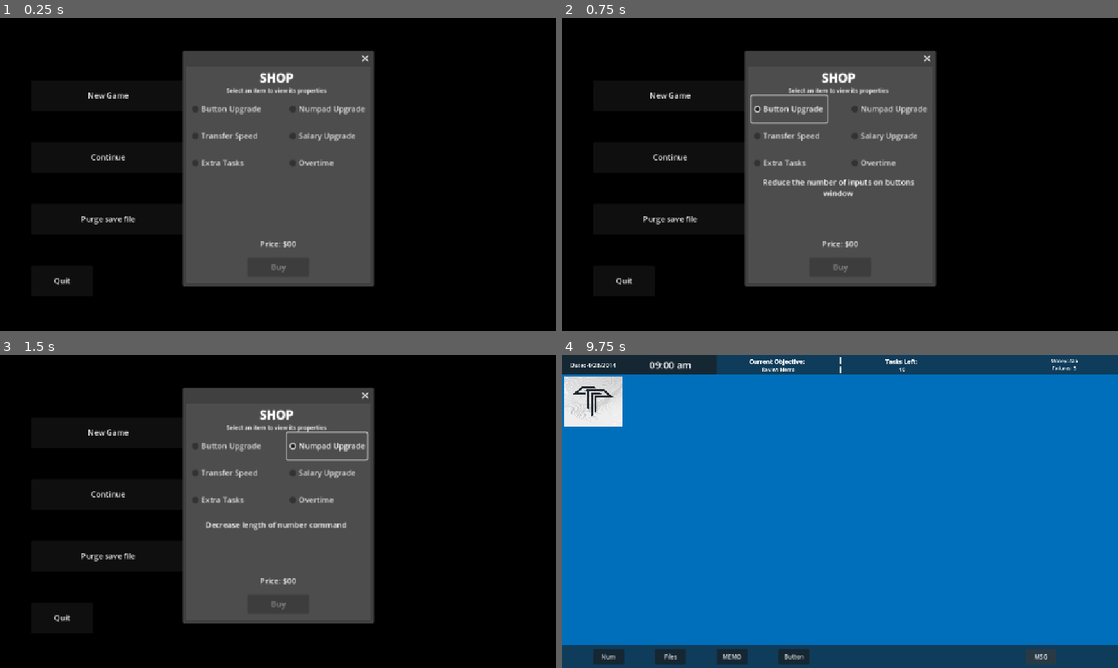
Above: before the commit, frames 1-4 (two rows, left to right).
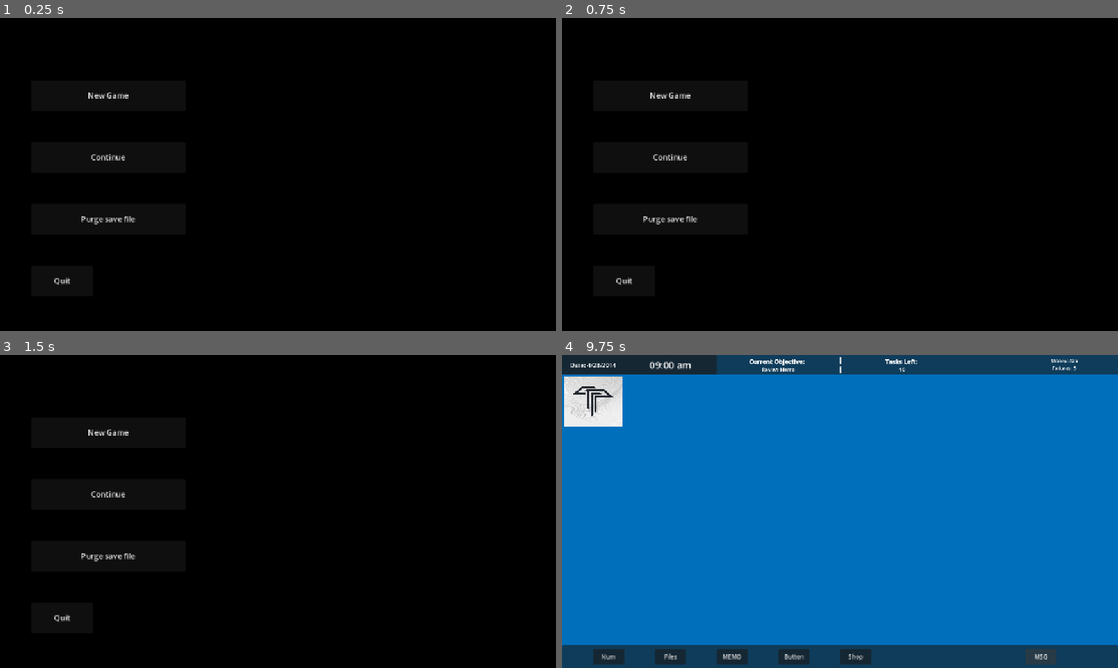
Above: after the commit, the same moments.

Repository: andrewpressman/Operation-OS
Game: Godot game, scene res://Menu/MainMenu.tscn
The game is run twice, just before and just after one commit, with the same random seed, the same clock (stepped at 60 frames per second) and the same inputs.
Inputs (mouse positions are in pixels of both pictures, inside the frame that each line leads up to):
- Up to frame 1 (0.25 s): no input
- Up to frame 2 (0.75 s): click (789, 108) at 0.5 s, where only the run before the commit has a clickable "Button Upgrade"
- Up to frame 3 (1.5 s): click (328, 445) at 1.25 s, where only the run before the commit has a clickable "Numpad Upgrade"
- Up to frame 4 (9.75 s): click (789, 473) at 2 s, where only the run before the commit has a clickable "Transfer Speed"; click (890, 473) at 2.75 s, where only the run before the commit has a clickable "Salary Upgrade"; click (789, 498) at 3.5 s, where only the run before the commit has a clickable "Extra Tasks"; click (890, 498) at 4.25 s, where only the run before the commit has a clickable "Overtime"; click "New Game" at 5 s; click "Accept" at 5.75 s; click "Files" at 6.5 s; click "Finances" at 7.25 s; click "Rent: $100" at 8 s; click "Pay bills" at 8.75 s; click "Go to work" at 9.5 s

The runs differ from the first frame. In frame 1, 26% of the frame differs, in the area x 32-68%, y 10-86%; in frame 2, 26%; in frame 3, 26%; in frame 4, 0.3%.

Commit message:
Shop implementation
Implemented all shop prices, levels, and gameplay changes
added shop values to savegame file

Diff:
--- a/Menu/MainMenu.tscn
+++ b/Menu/MainMenu.tscn
@@ -1,11 +1,6 @@
-[gd_scene load_steps=4 format=3 uid="uid://dc0lunqd24036"]
+[gd_scene load_steps=2 format=3 uid="uid://dc0lunqd24036"]
 
 [ext_resource type="Script" uid="uid://cabn5f0f6ffng" path="res://Menu/mainMenu.gd" id="1_2s6tg"]
-[ext_resource type="PackedScene" uid="uid://dhgnmu7lj6eh4" path="res://Work/Shop.tscn" id="2_swd6r"]
-
-[sub_resource type="ButtonGroup" id="ButtonGroup_swd6r"]
-resource_name = "ShopButtons"
-allow_unpress = true
 
 [node name="Menu" type="Node2D"]
 script = ExtResource("1_2s6tg")
@@ -46,9 +41,6 @@
 offset_bottom = 576.0
 text = "Quit"
 
-[node name="Shop" parent="." instance=ExtResource("2_swd6r")]
-ShopButtons = SubResource("ButtonGroup_swd6r")
-
 [connection signal="pressed" from="Button" to="." method="NewGame"]
 [connection signal="pressed" from="Continue" to="." method="Continue"]
 [connection signal="pressed" from="Clear" to="." method="PurgeSave"]
--- a/Menu/SaveLoad.gd
+++ b/Menu/SaveLoad.gd
@@ -27,6 +27,12 @@
 		"SecurityPrice" : GlobalVar.SecurityPrice,
 		"SecurityRate" : GlobalVar.SecurityIncrease,
 		"PaidBills" : PaidBills,
+		"ButtonLevel" : ShopVar.ButtonLevel,
+		"NumpadLevel" : ShopVar.NumpadLevel,
+		"TransferLevel" : ShopVar.TransferLevel,
+		"SalaryLevel" : ShopVar.SalaryLevel,
+		"ExtraTasks" : ShopVar.ExtraTasks,
+		"OvertimeBought" : ShopVar.OverTimeBought
 	}
 	var json_str = JSON.stringify(save_data)
 	save_game.store_line(json_str)
@@ -75,6 +81,18 @@
 		GlobalVar.SecurityIncrease = save_data["SecurityRate"]
 	if "PaidBills" in save_data:
 		PaidBills = save_data["PaidBills"]
+	if "ButtonLevel" in save_data:
+		ShopVar.ButtonLevel = save_data["ButtonLevel"]
+	if "NumpadLevel" in save_data:
+		ShopVar.NumpadLevel = save_data["NumpadLevel"]
+	if "TransferLevel" in save_data:
+		ShopVar.TransferLevel = save_data["TransferLevel"]
+	if "SalaryLevel" in save_data:
+		ShopVar.SalaryLevel = save_data["SalaryLevel"]
+	if "ExtraTasks"	 in save_data:
+		ShopVar.ExtraTasks = save_data["ExtraTasks"]
+	if "OvertimeBought" in save_data:
+		ShopVar.OverTimeBought = save_data["OvertimeBought"]
 
 func SaveOptions():
 	var Settigns = FileAccess.open("user://Options.save", FileAccess.WRITE)
--- a/Menu/mainMenu.gd
+++ b/Menu/mainMenu.gd
@@ -6,10 +6,10 @@
 	SaveLoad.CurrentScreen = "MENU"
 	SaveLoad.LoadGame()
 	SaveLoad.LoadOptions()
-
 func NewGame():
 	#TODO: consider asking if player wants to delete unlocked secerts? / Confirm reset to level 0
 	GlobalVar.Reset()
+	ShopVar.Reset()
 	get_tree().change_scene_to_file("res://Menu/NewGameStart.tscn")
 
 func Continue():
--- a/Tasks/Buttons.gd
+++ b/Tasks/Buttons.gd
@@ -14,6 +14,9 @@
 # Called when the node enters the scene tree for the first time.
 func _ready():
 	NumTasks = GlobalVar.CurrentLevel + 1
+
+	#reduce tasks by shop value
+	NumTasks -= ShopVar.ButtonLevel - 1
 	$Remaining/Text.text = "REMAINING: " + str(NumTasks)
 	GetNewTask()
 
--- a/Tasks/FileManager.gd
+++ b/Tasks/FileManager.gd
@@ -31,6 +31,8 @@
 		Next = false
 	Complete = false
 
+	#Redcude timer by shop value
+	$Timer.wait_time = 1.5 - (.25  * (ShopVar.TransferLevel - 1))
 	SetDropdown()
 
 func Kill():
--- a/Tasks/FileManager.tscn
+++ b/Tasks/FileManager.tscn
@@ -8,6 +8,7 @@
 script = ExtResource("1_oo73u")
 
 [node name="Timer" type="Timer" parent="."]
+wait_time = 1.5
 
 [node name="Transfer" type="Button" parent="."]
 offset_left = 231.0
--- a/Work/Shop.gd
+++ b/Work/Shop.gd
@@ -12,7 +12,12 @@
 	Price = 0
 	CanBuy = false
 	$Buy.disabled = true
+	CheckOpen()
+	SetLevels()
 	var LastSelected = ShopButtons.get_pressed_button()
+
+func kill():
+	queue_free()
 
 func _process(delta) -> void:
 	SelectedButton = ShopButtons.get_pressed_button()
@@ -22,50 +27,106 @@
 			ButtonSelected()
 		else:
 			$Descrption.text = ""
-			print("null")
+			CheckAfford(0)
+
+func CheckOpen():
+	if ShopVar.ButtonBought:
+		$ShopGrid/ButtonUpgrade.disabled = true
+	else:
+		$ShopGrid/ButtonUpgrade.disabled = false
+	if ShopVar.NumpadBought:
+		$ShopGrid/NumpadUpgrade.disabled = true
+	else:
+		$ShopGrid/NumpadUpgrade.disabled = false
+	if ShopVar.TransferBought || ShopVar.TransferLevel >= 4:
+		$ShopGrid/TransferUpgrade.disabled = true
+	else:
+		$ShopGrid/TransferUpgrade.disabled = false
+	if ShopVar.SalaryBought:
+		$ShopGrid/SalaryUpgrade.disabled = true
+	else:
+		$ShopGrid/SalaryUpgrade.disabled = false
+	if ShopVar.TasksBought:
+		$ShopGrid/ExtraTasks.disabled = true
+	else:
+		$ShopGrid/ExtraTasks.disabled = false
+	if !ShopVar.OverTimeBought:
+		$ShopGrid/ExtendShift.disabled = false
+	else:
+		$ShopGrid/ExtendShift.disabled = true
+
+func SetLevels():
+	$ShopGrid/ButtonUpgrade.text = "Button Upgrade (" + str(ShopVar.ButtonLevel) + ")"
+	$ShopGrid/NumpadUpgrade.text = "Smaller Number (" + str(ShopVar.NumpadLevel) + ")"
+	$ShopGrid/TransferUpgrade.text = "Transfer Speed (" + str(ShopVar.TransferLevel) + ")"
+	$ShopGrid/SalaryUpgrade.text = "Salary Upgrade (" + str(ShopVar.SalaryLevel) + ")"
+	$ShopGrid/ExtraTasks.text = "Extra Tasks (" + str(ShopVar.ExtraTasks) + ")"
+	if ShopVar.TransferLevel >= 4:
+		$ShopGrid/TransferUpgrade.text = "Transfer Speed (MAX)"
+
+
 
 func ButtonSelected():
 	match SelectedButton.name:
 		"ButtonUpgrade":
 			$Descrption.text = "Reduce the number of inputs on buttons window"
 			ShopItem = 1
-			CheckAfford(GlobalVar.ButtonPrice)
-			print("1")
+			CheckAfford(ShopVar.ButtonPrice * ShopVar.ButtonLevel)
 		"NumpadUpgrade":
 			$Descrption.text = "Decrease length of number command"
 			ShopItem = 2
-			CheckAfford(GlobalVar.NupadPrice)
-			print("2")
+			CheckAfford(ShopVar.NupadPrice * ShopVar.NumpadLevel)
 		"TransferUpgrade":
 			$Descrption.text = "Speed up file transfer"
 			ShopItem = 3
-			CheckAfford(GlobalVar.TrasferPrice)
-			print("3")
+			CheckAfford(ShopVar.TrasferPrice * ShopVar.TransferLevel)
 		"SalaryUpgrade":
 			$Descrption.text = "More money per task"
 			ShopItem = 4
-			CheckAfford(GlobalVar.SalaryPrice)
-			print("4")
+			CheckAfford(ShopVar.SalaryPrice * ShopVar.SalaryLevel)
 		"ExtraTasks":
-			$Descrption.text = "increase number of tasks per shift"
+			$Descrption.text = "increase number of tasks per shift\nWill take effect next shift"
 			ShopItem = 5
-			CheckAfford(GlobalVar.ExtraTaskPrice)
-			print("5")
+			CheckAfford(ShopVar.ExtraTaskPrice * ShopVar.ExtraTasks)
 		"ExtendShift":
-			$Descrption.text = "Extend length of work shift"
+			$Descrption.text = "Extend length of work shift\nWill take effect next shift"
 			ShopItem = 6
-			CheckAfford(GlobalVar.OvertimePrice)
-			print("6")
+			CheckAfford(ShopVar.OvertimePrice)
 
 func CheckAfford(Price : int):
-	if Price <= GlobalVar.Money:
+	$Price.text = "Price: $" + str(Price)
+	FinalPrice = Price
+	if Price <= GlobalVar.Money || Price == 0:
 		$Buy.disabled = false
 	else:
 		$Buy.disabled = true
 
+var FinalPrice
 func Pay():
-	var SelectedButton = ShopButtons.get_pressed_button()
-	if SelectedButton:
-		print(SelectedButton.name)
-	else:
-		print("null")
+	GlobalVar.Money -= FinalPrice
+	get_parent().UpdateScore()
+	match ShopItem:
+		1:
+			ShopVar.ButtonLevel += 1
+			$ShopGrid/ButtonUpgrade.disabled = true
+			$ShopGrid/ButtonUpgrade.button_pressed = false
+		2:
+			ShopVar.NumpadLevel += 1
+			$ShopGrid/NumpadUpgrade.disabled = true
+			$ShopGrid/NumpadUpgrade.button_pressed = false
+		3:
+			ShopVar.TransferLevel += 1
+			$ShopGrid/TransferUpgrade.disabled = true
+			$ShopGrid/TransferUpgrade.button_pressed = false
+		4:
+			ShopVar.SalaryLevel += 1
+			$ShopGrid/SalaryUpgrade.disabled = true
+			$ShopGrid/SalaryUpgrade.button_pressed = false
+		5:
+			ShopVar.ExtraTasks += 1
+			$ShopGrid/ExtraTasks.disabled = true
+			$ShopGrid/ExtraTasks.button_pressed = false
+		6:
+			ShopVar.OverTimeBought = true
+			$ShopGrid/ExtendShift.disabled = true
+			$ShopGrid/ExtendShift.button_pressed = false
--- a/Work/Shop.tscn
+++ b/Work/Shop.tscn
@@ -11,7 +11,7 @@
 
 [node name="Header" type="RichTextLabel" parent="."]
 offset_left = 14.0
-offset_top = -3.0
+offset_top = 5.0
 offset_right = 358.0
 offset_bottom = 69.0
 theme_override_font_sizes/normal_font_size = 12
@@ -22,51 +22,51 @@
 horizontal_alignment = 1
 vertical_alignment = 1
 
-[node name="GridContainer" type="GridContainer" parent="."]
-offset_left = 6.0
-offset_top = 61.0
-offset_right = 374.0
-offset_bottom = 229.0
-theme_override_constants/h_separation = 45
+[node name="ShopGrid" type="GridContainer" parent="."]
+offset_left = 4.0
+offset_top = 85.0
+offset_right = 376.0
+offset_bottom = 253.0
+theme_override_constants/h_separation = 25
 theme_override_constants/v_separation = 0
 columns = 2
 
-[node name="ButtonUpgrade" type="CheckBox" parent="GridContainer"]
+[node name="ButtonUpgrade" type="CheckBox" parent="ShopGrid"]
 layout_mode = 2
 size_flags_horizontal = 3
 size_flags_vertical = 3
 button_group = ExtResource("2_ctu5i")
-text = "Button Upgrade"
+text = "Less Buttons (0)"
 
-[node name="NumpadUpgrade" type="CheckBox" parent="GridContainer"]
+[node name="NumpadUpgrade" type="CheckBox" parent="ShopGrid"]
 layout_mode = 2
 size_flags_horizontal = 3
 size_flags_vertical = 3
 button_group = ExtResource("2_ctu5i")
-text = "Numpad Upgrade"
+text = "Smaller Number (0)"
 
-[node name="TransferUpgrade" type="CheckBox" parent="GridContainer"]
+[node name="TransferUpgrade" type="CheckBox" parent="ShopGrid"]
 layout_mode = 2
 size_flags_horizontal = 3
 size_flags_vertical = 3
 button_group = ExtResource("2_ctu5i")
-text = "Transfer Speed"
+text = "Transfer Speed (0)"
 
-[node name="SalaryUpgrade" type="CheckBox" parent="GridContainer"]
+[node name="SalaryUpgrade" type="CheckBox" parent="ShopGrid"]
 layout_mode = 2
 size_flags_horizontal = 3
 size_flags_vertical = 3
 button_group = ExtResource("2_ctu5i")
-text = "Salary Upgrade"
+text = "Salary Upgrade (0)"
 
-[node name="ExtraTasks" type="CheckBox" parent="GridContainer"]
+[node name="ExtraTasks" type="CheckBox" parent="ShopGrid"]
 layout_mode = 2
 size_flags_horizontal = 3
 size_flags_vertical = 3
 button_group = ExtResource("2_ctu5i")
-text = "Extra Tasks"
+text = "Extra Tasks (0)"
 
-[node name="ExtendShift" type="CheckBox" parent="GridContainer"]
+[node name="ExtendShift" type="CheckBox" parent="ShopGrid"]
 layout_mode = 2
 size_flags_horizontal = 3
 size_flags_vertical = 3
@@ -82,14 +82,14 @@
 
 [node name="Descrption" type="RichTextLabel" parent="."]
 offset_left = 14.0
-offset_top = 221.0
+offset_top = 253.0
 offset_right = 358.0
-offset_bottom = 285.0
+offset_bottom = 317.0
 bbcode_enabled = true
 horizontal_alignment = 1
 vertical_alignment = 1
 
-[node name="RichTextLabel" type="RichTextLabel" parent="."]
+[node name="Price" type="RichTextLabel" parent="."]
 offset_left = 126.0
 offset_top = 349.0
 offset_right = 254.0
@@ -98,4 +98,5 @@
 horizontal_alignment = 1
 vertical_alignment = 1
 
+[connection signal="close_requested" from="." to="." method="kill"]
 [connection signal="pressed" from="Buy" to="." method="Pay"]
--- a/Work/Timer.gd
+++ b/Work/Timer.gd
@@ -10,13 +10,20 @@
 
 var SkipChance
 
+var ShiftEnd
+
 func _ready() -> void:
 	mins = 0
 	hour = 9
 	amPm = true
 	GlobalVar.TimerFail = false
 	GlobalVar.ForceShiftEnd = false
+	if ShopVar.OverTimeBought:
+		ShiftEnd = 7
+	else:
+		ShiftEnd = 5
 	SetTime()
+
 
 func UpdateClock():
 	TimeSkip()
@@ -38,7 +45,7 @@
 		else:
 			hour = 1
 
-	if hour == 5 && !amPm:
+	if hour == ShiftEnd && !amPm:
 		GlobalVar.ForceShiftEnd = true
 		$Timer.stop()
 
--- a/Work/WorkController.gd
+++ b/Work/WorkController.gd
@@ -19,6 +19,9 @@
 
 var PopupAd = preload("res://Work/popupAd.tscn")
 var PopupIst : Node = null
+
+var Shop = (preload("res://Work/Shop.tscn"))
+var ShopIst : Node = null
 
 var ShiftComplete : bool
 
@@ -37,6 +40,7 @@
 	$Bribe.visible = false
 	ShiftComplete = false
 	$FileUnlocked.visible = false
+	ShopVar.OpenShop()
 
 	#Set inital values
 	match GlobalVar.CurrentLevel:
@@ -54,6 +58,10 @@
 			GlobalVar.Lives = 10
 			GlobalVar.Tasks = 20 + GlobalVar.CurrentLevel
 		#Continue down for more levels
+
+	#Increase number of tasks based on shop level
+	GlobalVar.Tasks += (ShopVar.ExtraTasks - 1)
+
 	GetNewTask(false)
 
 #DEBUG Function, remove before launch
@@ -175,6 +183,10 @@
 			GlobalVar.Lives = GlobalVar.Lives - 1
 			GlobalVar.BribeTaken = false
 		GlobalVar.Money += GlobalVar.Salary
+
+		#Shop Salary boost
+		if ShopVar.SalaryLevel > 1:
+			GlobalVar.Money += ShopVar.SalaryBoost * ShopVar.SalaryLevel
 
 var LastTask : int
 #Gets a new objective
@@ -279,6 +291,15 @@
 		PopupIst = t6
 		add_child(t6)
 
+func DisplayShop():
+	if ShopIst && is_instance_valid(ShopIst):
+		ShopIst.queue_free()
+		ShopIst = null
+	else:
+		var t7 = Shop.instantiate()
+		ShopIst = t7
+		add_child(t7)
+
 func DisplayMessages():
 	pass
 
--- a/Work/WorkDesktop.tscn
+++ b/Work/WorkDesktop.tscn
@@ -175,6 +175,15 @@
 theme_override_font_sizes/font_size = 12
 text = "Button"
 
+[node name="Shop" type="Button" parent="Taskbar"]
+layout_mode = 0
+offset_left = 576.0
+offset_top = 8.0
+offset_right = 640.0
+offset_bottom = 40.0
+theme_override_font_sizes/font_size = 12
+text = "Shop"
+
 [node name="Header" type="Panel" parent="."]
 offset_right = 2304.0
 offset_bottom = 80.0
@@ -356,6 +365,7 @@
 [connection signal="pressed" from="Taskbar/Messenger" to="." method="SkipTask"]
 [connection signal="pressed" from="Taskbar/Requests" to="." method="DisplayRequest"]
 [connection signal="pressed" from="Taskbar/Buttons" to="." method="DisplayButtons"]
+[connection signal="pressed" from="Taskbar/Shop" to="." method="DisplayShop"]
 [connection signal="pressed" from="GoHome" to="." method="GoHome"]
 [connection signal="pressed" from="Bribe/Accept" to="Bribe" method="AcceptBribe"]
 [connection signal="pressed" from="Bribe/Decline" to="Bribe" method="DeclineBribe"]
--- a/global_Objectives.gd
+++ b/global_Objectives.gd
@@ -8,9 +8,20 @@
 	#Longer numbers for later levels
 	GlobalVar.CurrentObj = 1
 	ObjectiveComplete = false
+	var numLength = GlobalVar.CurrentLevel + 2
 	#Cap at 12 digits
-	var minV = pow(10, GlobalVar.CurrentLevel + 1)
-	var maxV = pow(10, GlobalVar.CurrentLevel + 2) - 1
+
+	#Shop Value math (default to 4 digits if shop level is greater than num length)
+	if numLength - ShopVar.NumpadLevel > 1:
+		numLength -= ShopVar.NumpadLevel
+	else:
+		numLength = 3
+
+	if numLength > 12:
+		numLength = 12
+
+	var minV = pow(10, numLength)
+	var maxV = pow(10, numLength + 1) - 1
 	var random_number = randi_range(minV, maxV)
 	NumberpadNum = random_number
 
--- a/global_Variables.gd
+++ b/global_Variables.gd
@@ -31,14 +31,6 @@
 var Health : int # 0 -> 100
 var Hunger : int # 0 - 100 -> starving, hungry, irritated, fed, full
 var Security : int #0 - 100 -> Imminent Threat, In Danger, Low Risk, Safe
-
-#Shop Values #TODO: balance
-var ButtonPrice : int = 100
-var NupadPrice : int = 100
-var TrasferPrice : int = 100
-var SalaryPrice : int = 100
-var ExtraTaskPrice : int = 100
-var OvertimePrice : int = 100
 
 #Bribes tracker
 var BribeValue : int
--- a/project.godot
+++ b/project.godot
@@ -20,6 +20,7 @@
 GlobalObj="*res://global_Objectives.gd"
 GlobalVar="*res://global_Variables.gd"
 SaveLoad="*res://Menu/SaveLoad.gd"
+ShopVar="*res://shop_Variables.gd"
 
 [display]
 
--- /dev/null
+++ b/shop_Variables.gd
@@ -0,0 +1,40 @@
+extends Node
+
+#Shop Values #TODO: balance
+var ButtonPrice : int = 100
+var NupadPrice : int = 100
+var TrasferPrice : int = 100
+var SalaryPrice : int = 100
+var ExtraTaskPrice : int = 100
+var OvertimePrice : int = 500
+
+var ExtraTasks : int
+var ButtonLevel : int
+var NumpadLevel : int
+var TransferLevel : int
+var SalaryLevel : int
+var MaxExtraTasks : int
+var OverTimeBought : bool
+
+var SalaryBoost : int = 25
+
+var ButtonBought : bool
+var NumpadBought : bool
+var TransferBought : bool
+var SalaryBought : bool
+var TasksBought : bool
+
+func OpenShop():
+	ButtonBought = false
+	NumpadBought = false
+	TransferBought = false
+	SalaryBought = false
+	TasksBought = false
+
+func Reset():
+	ButtonLevel = 1
+	NumpadLevel = 1
+	TransferLevel = 1
+	SalaryLevel = 1
+	ExtraTasks = 1
+	OverTimeBought = false
Not shown, added: shop_Variables.gd.uid
